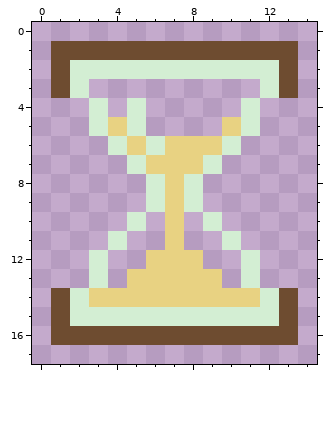
A pixel-art file gets an edit: assets/reloj_arena.ase. The first picture shows the starting point.
15x18 pixels, 1 frame.
After:
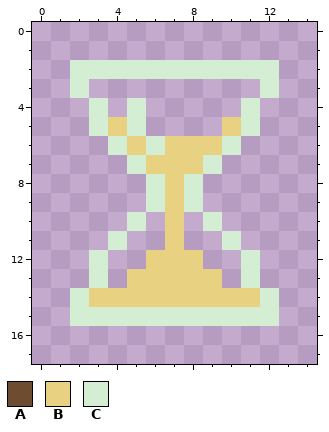
Palette (. is transparent): A #6e4c30  B #e8d282  C #d3eed3
Changes in this commit:
Colour A is removed in row 1 at x 1 to 13; in rows 2 to 3 at x 1 and 13; in rows 14 to 15 at x 1 and 13; in row 16 at x 1 to 13.
Pixel boxes of the changes (left, top, right, bottom) in both pictures:
erased: (51, 41, 298, 98)
erased: (51, 288, 298, 345)
